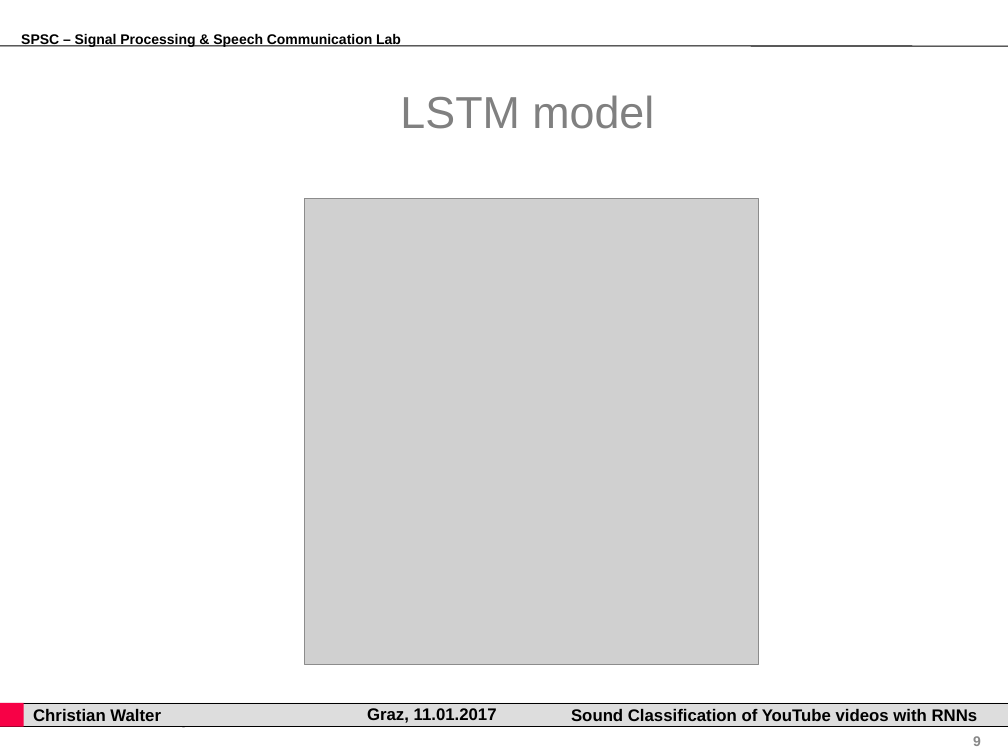
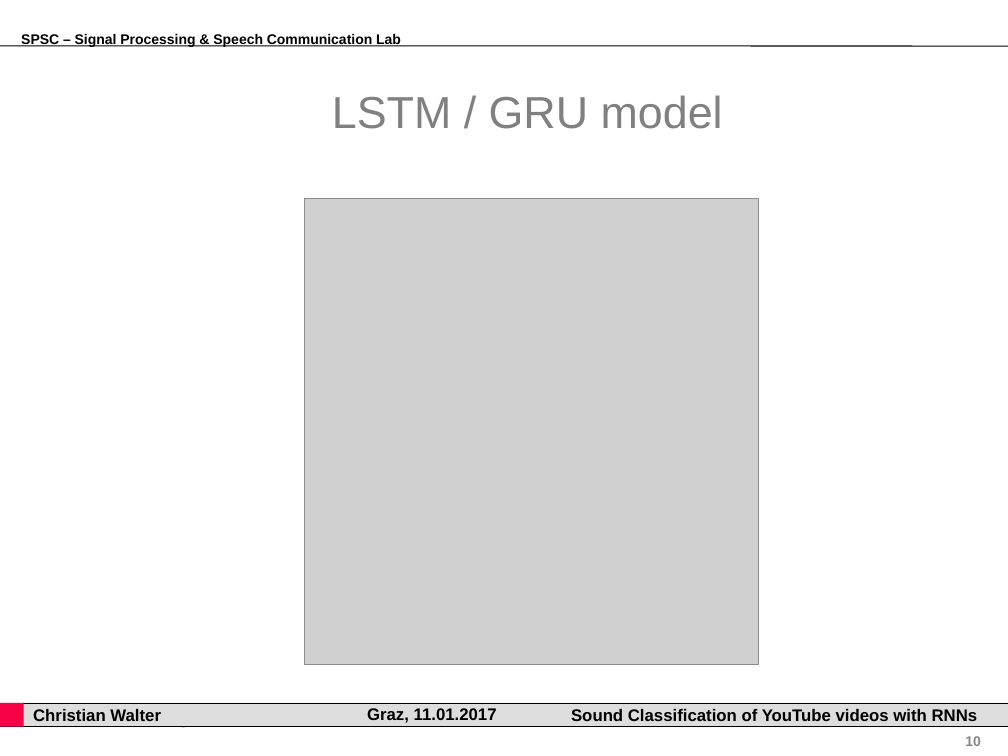
Before and after one commit to gartenschlaefer/present, a slide deck: slide 10 of bachelor_thesis/bachelor_thesis.ppt (slide 9 before the commit). Drawn at 1008x756 pixels with LibreOffice and Linux fonts; fonts in the diff are those of the drawing; grey boxes stand for pictures; background and template pictures are left out. Boxes give left, top, right and bottom in pixels: in the first picture for what was removed or moved away, otherwise in the second. Text is boxed around its words. In the diff, an @@ line names an element or a change of style, - is before the commit and + after.

```diff
--- a/bachelor_thesis/bachelor_thesis.ppt
+++ b/bachelor_thesis/bachelor_thesis.ppt
@@ title at [332,95,723,129]: text changed @@
-LSTM model
+LSTM / GRU model
@@ page number at [965,736,981,746]: text changed @@
-9
+10
```
Also in this commit, not shown: 4 other slides changed, 5 slides added, 1 slide removed, 14 other files.
